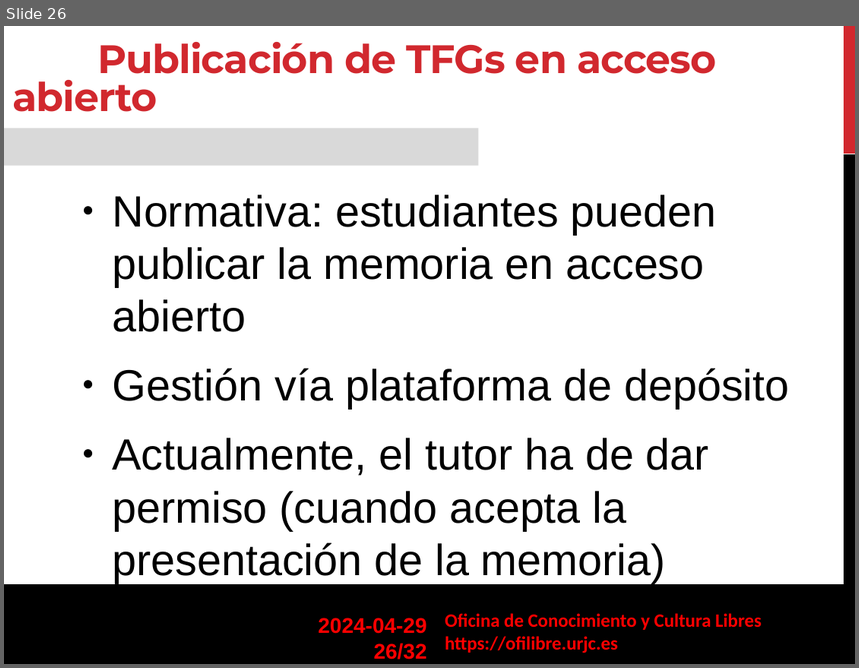
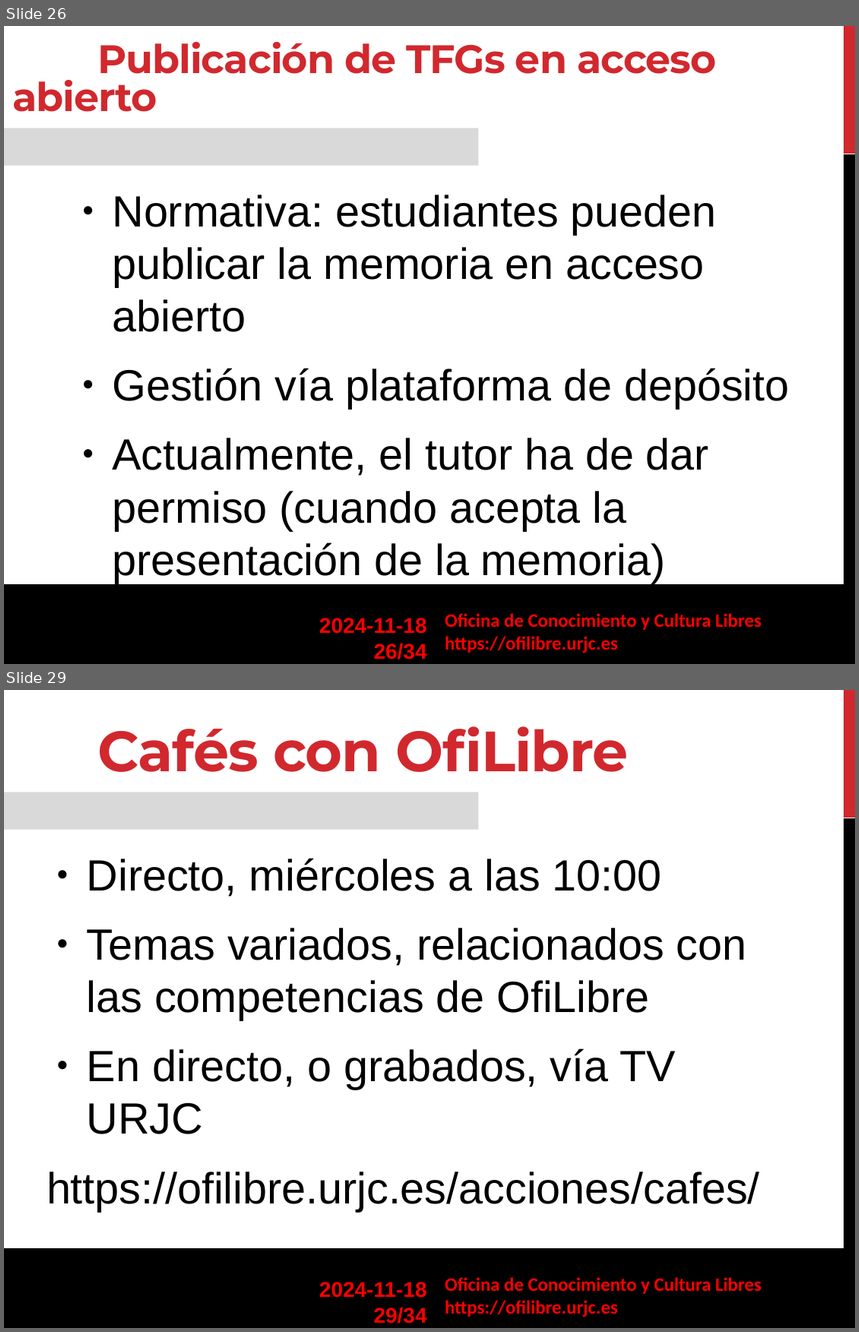
Before and after one commit to roberto-red/ofilibre, a slide deck: static/transpas/ofilibre/Ofilibre-presentacion.odp. Shown one above the other, each under a label of ours: slide 26 before the commit, slides 26 and 29 after it; the slides between them are not shown. The pictures are 859x668 and 859x1332 pixels, drawn with LibreOffice and Linux fonts; fonts in the diff are those of the drawing; background and template pictures are left out. Boxes give left, top, right and bottom in pixels: in the first picture for what was removed or moved away, otherwise in the second. Text is boxed around its words. In the diff, an @@ line names an element or a change of style, - is before the commit and + after.

Commit message:
Actualización de la presentación de la OfiLibre

```diff
--- a/static/transpas/ofilibre/Ofilibre-presentacion.odp
+++ b/static/transpas/ofilibre/Ofilibre-presentacion.odp
@@ slide 29 added at box(4, 690, 855, 1328), background #FFFFFF; not listed: 6 template elements that a slide beside it also shows @@
@@ text added at box(97, 726, 629, 772), 48 pt, text #D1282E, bold @@
+Cafés con OfiLibre
@@ text added at box(47, 858, 760, 1211), 37 pt, text #000000 @@
+● Directo, miércoles a las 10:00
+● Temas variados, relacionados con las competencias de OfiLibre
+● En directo, o grabados, vía TV URJC
+https://ofilibre.urjc.es/acciones/cafes/
@@ text at box(319, 618, 427, 660): text changed @@
-2024-04-29
-26/32
+2024-11-18
+26/34
```
Also in this commit, not shown: 6 slides changed, 1 other slide added, 1 other file.
